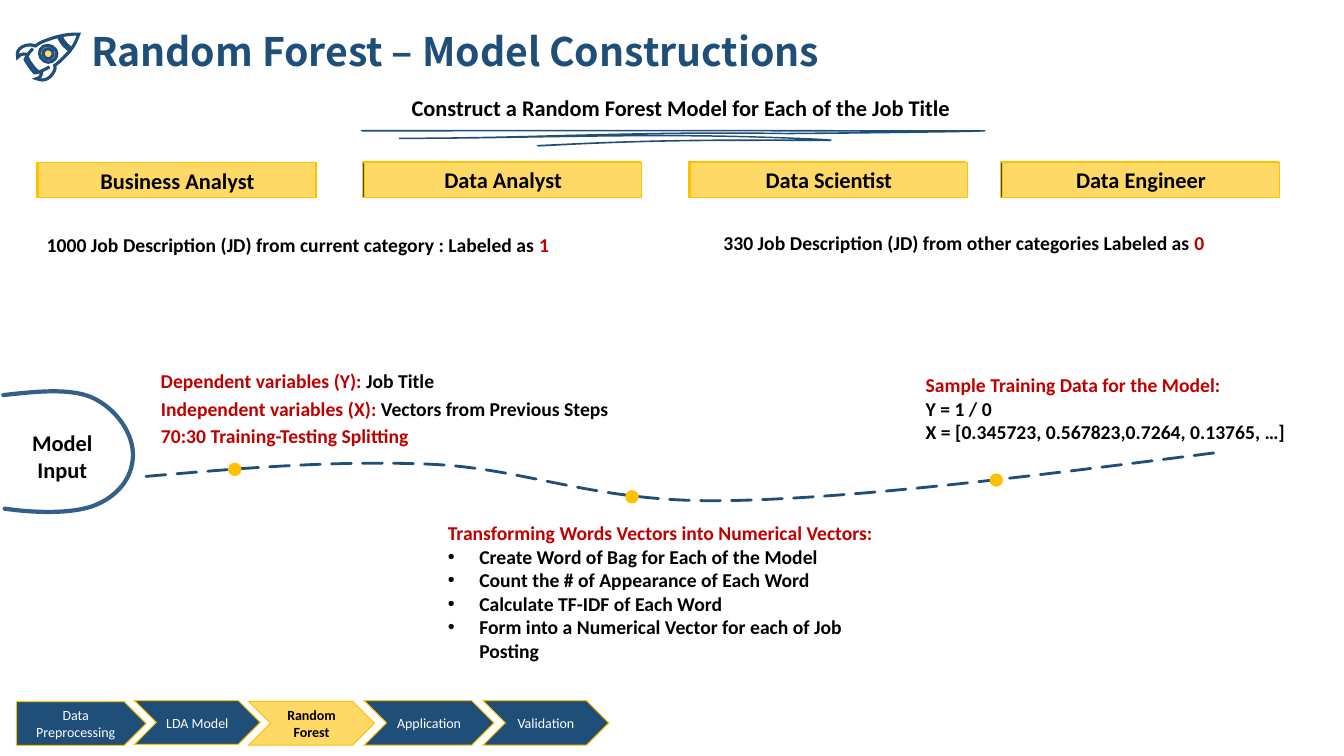
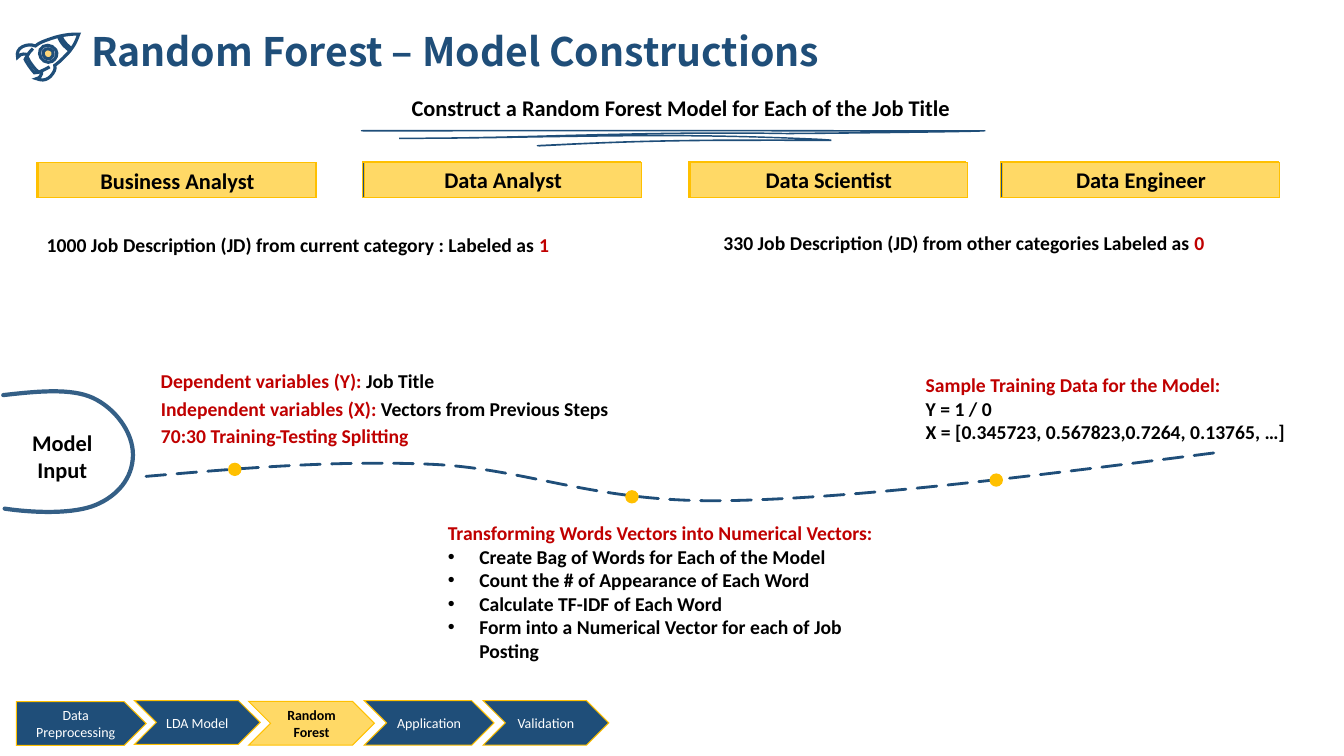
Before and after one commit to nliao917/Accerlate-Your-OFFER, a slide deck: slide 6 of BA Final Project.pptx. Drawn at 1344x756 pixels with LibreOffice and Linux fonts; fonts in the diff are those of the drawing. Boxes give left, top, right and bottom in pixels: in the first picture for what was removed or moved away, otherwise in the second. Text is boxed around its words. In the diff, an @@ line names an element or a change of style, - is before the commit and + after.

```diff
--- a/BA Final Project.pptx
+++ b/BA Final Project.pptx
@@ text at (479, 550, 825, 568): text changed @@
-• Create Word of Bag for Each of the Model
+• Create Bag of Words for Each of the Model
```
Also in this commit, not shown: 1 other file.
